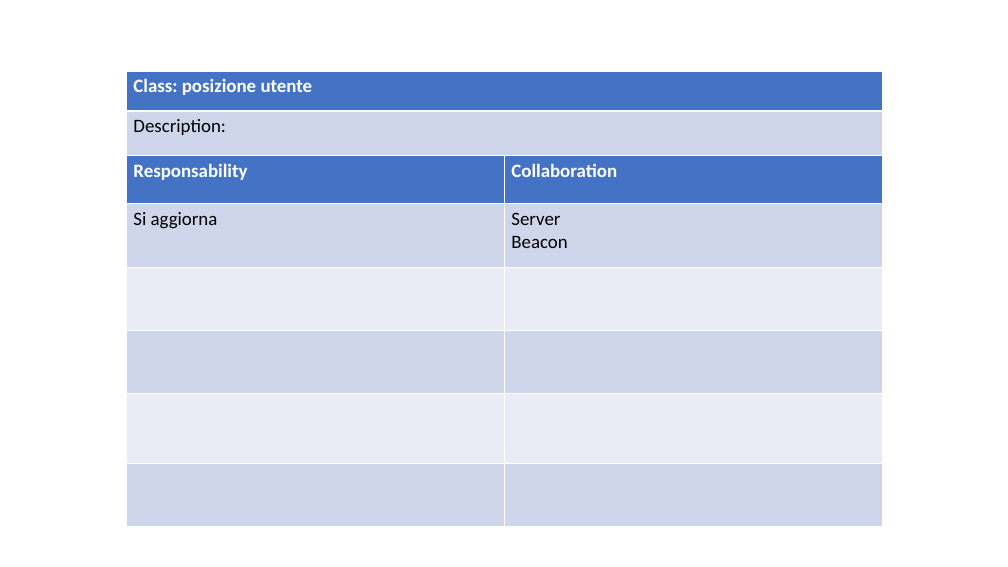
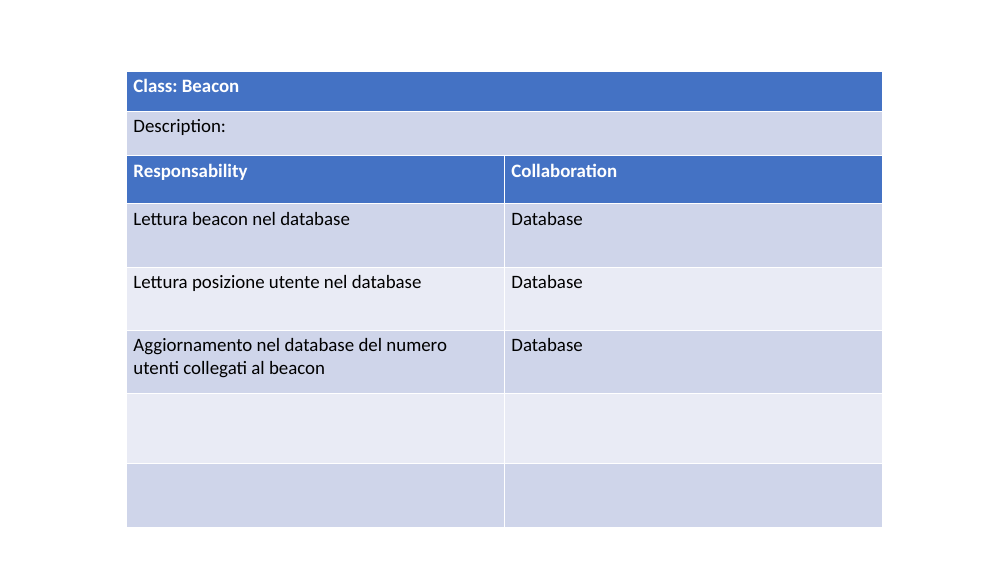
Before and after one commit to ecorradini/ProgettoIDS, a slide deck: slide 8 of AnalisiRequisiti/CRC/UT3/UT3.ppt (slide 4 before the commit). Drawn at 1008x567 pixels with LibreOffice and Linux fonts; fonts in the diff are those of the drawing. Boxes give left, top, right and bottom in pixels: in the first picture for what was removed or moved away, otherwise in the second. Text is boxed around its words. In the diff, an @@ line names an element or a change of style, - is before the commit and + after.

Commit message:
UT3

```diff
--- a/AnalisiRequisiti/CRC/UT3/UT3.ppt
+++ b/AnalisiRequisiti/CRC/UT3/UT3.ppt
@@ table at <box>126,71,882,156</box> @@
-row 1, column 1: Class: posizione utente
+row 1, column 1: Class: Beacon
@@ line spacing 1 to 0.98 @@
@@ borders changed @@
@@ table at <box>126,155,882,526</box> @@
-row 2: Si aggiorna | Server / Beacon
+row 2: Lettura beacon nel database | Database
+row 3: Lettura posizione utente nel database | Database
+row 4: Aggiornamento nel database del numero utenti collegati al beacon | Database
-row 5:  | 
-row 6:  | 
@@ line spacing 1 to 0.98 @@
@@ borders changed @@
```
Also in this commit, not shown: 3 other slides changed, 6 slides added, 3 slides removed.
